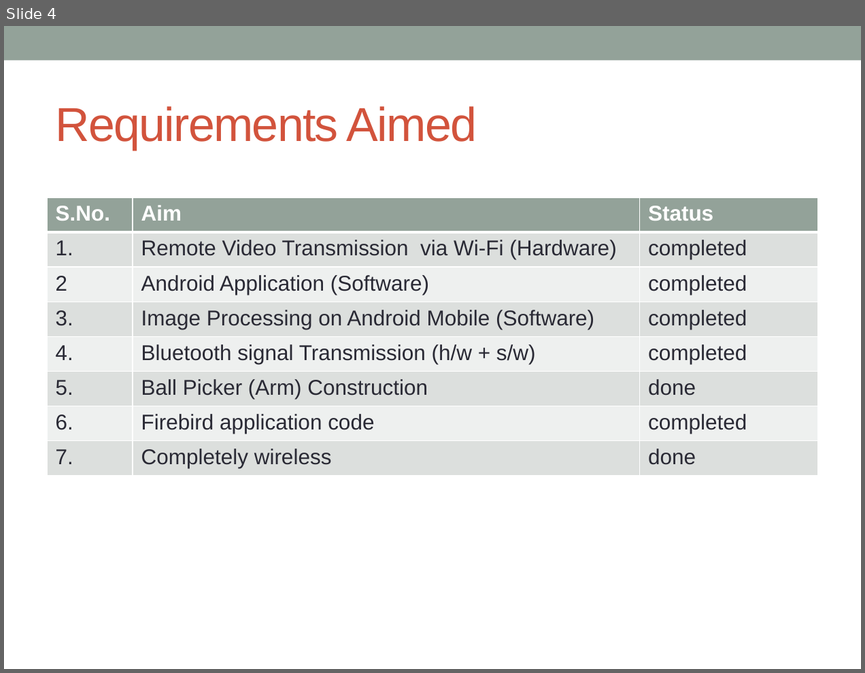
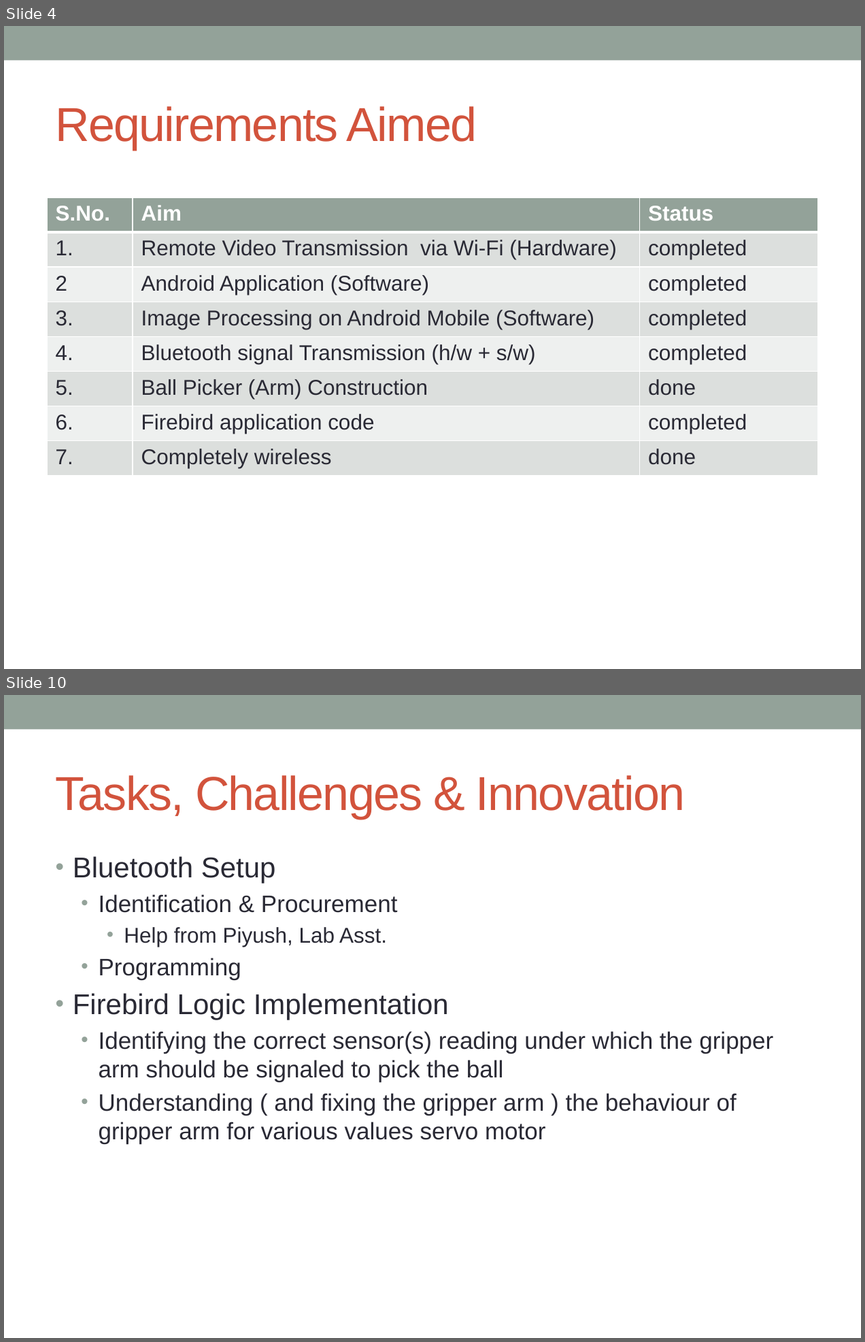
Before and after one commit to mintuhouse/AndroidBasedTennisBallCollector_group14_cs308_2012, a slide deck: Documentation/cs308_2012_team14_final_pres.pptx. Shown one above the other, each under a label of ours: slide 4 before the commit, slides 4 and 10 after it; the slides between them are not shown. The pictures are 865x673 and 865x1342 pixels, drawn with LibreOffice and Linux fonts; fonts in the diff are those of the drawing. Boxes give left, top, right and bottom in pixels: in the first picture for what was removed or moved away, otherwise in the second. Text is boxed around its words. In the diff, an @@ line names an element or a change of style, - is before the commit and + after.

```diff
--- a/Documentation/cs308_2012_team14_final_pres.pptx
+++ b/Documentation/cs308_2012_team14_final_pres.pptx
@@ slide 10 added at bbox=[4, 695, 861, 1338], background #FFFFFF; not listed: 1 template element that a slide beside it also shows @@
@@ title added at bbox=[56, 775, 685, 819], 40 pt, text #D2533C @@
+Tasks, Challenges & Innovation
@@ text added at bbox=[73, 856, 773, 1143], 20 pt, text #292934 @@
+• Bluetooth Setup
+  • Identification & Procurement
+    • Help from Piyush, Lab Asst.
+  • Programming
+• Firebird Logic Implementation
+  • Identifying the correct sensor(s) reading under which the gripper arm should be signaled to pick the ball
+  • Understanding ( and fixing the gripper arm ) the behaviour of gripper arm for various values servo motor
```
Also in this commit, not shown: 1 slide changed, 8 other slides added, 3 other files.
